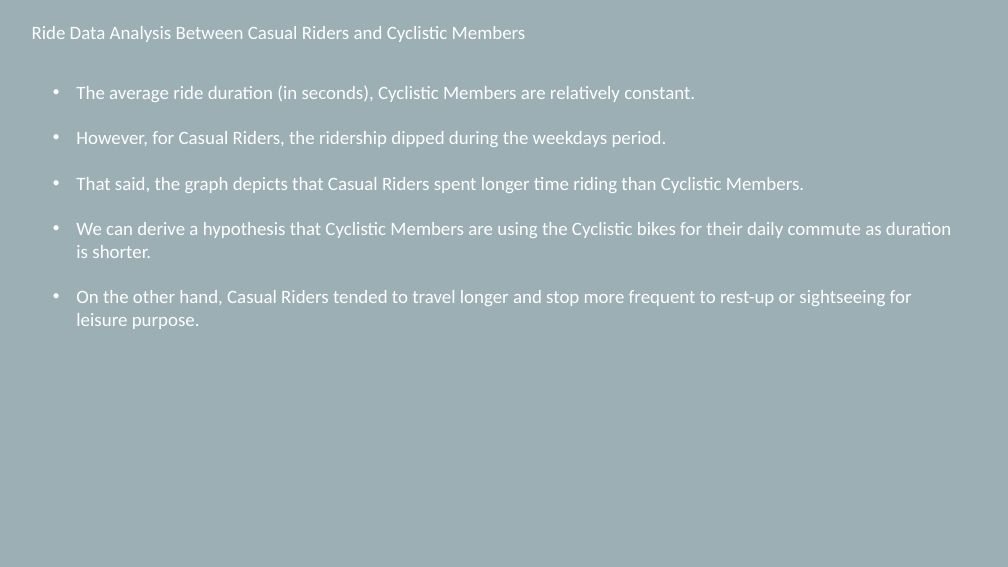
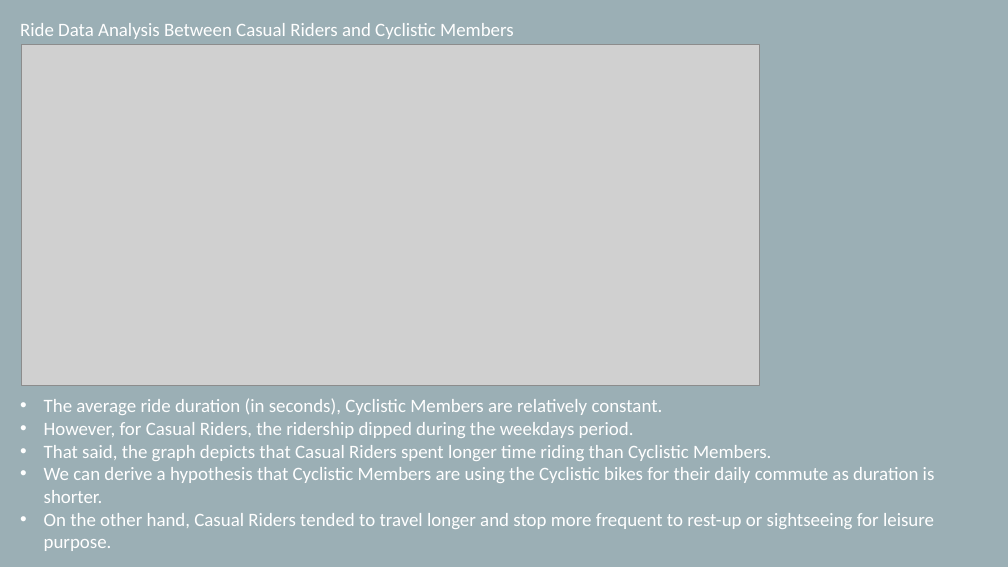
Before and after one commit to jh18002/Capstone---Bike-Sharing-Analysis, a slide deck: slide 3 of Capstone.pptx. Drawn at 1008x567 pixels with LibreOffice and Linux fonts; fonts in the diff are those of the drawing; grey boxes stand for pictures. Boxes give left, top, right and bottom in pixels: in the first picture for what was removed or moved away, otherwise in the second. Text is boxed around its words. In the diff, an @@ line names an element or a change of style, - is before the commit and + after.

Commit message:
Updated on 7/25/2022

```diff
--- a/Capstone.pptx
+++ b/Capstone.pptx
@@ text "Ride Data Analysis Between Casual ...": place and size @@
-text "Ride Data Analysis Between Casual ..." at [32,26,526,42]
+text "Ride Data Analysis Between Casual ..." at [20,23,514,39]
@@ picture added at [21,44,760,385] @@
@@ text "The average ride duration (in ..." rewrapped from [76,85,951,329] to [44,398,935,551] @@
```
Also in this commit, not shown: 2 other slides changed, 1 slide added, 3 slides removed.
